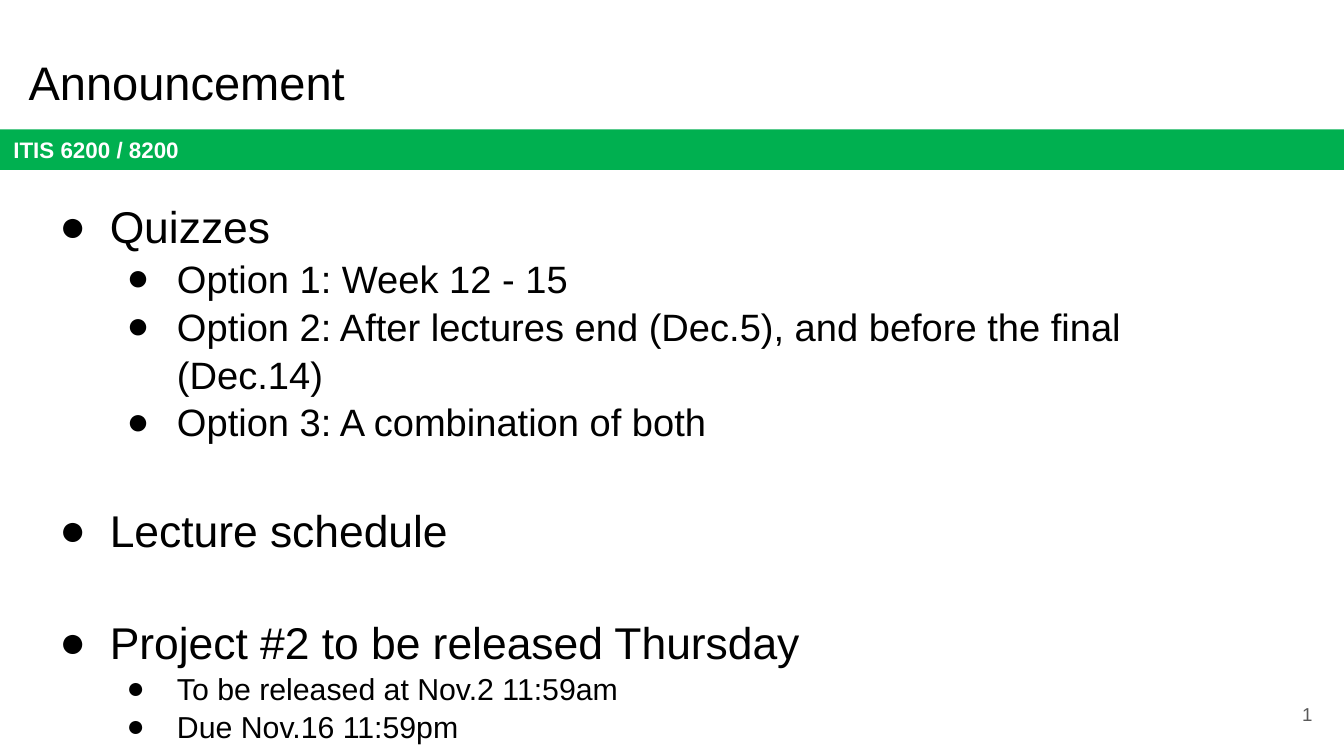
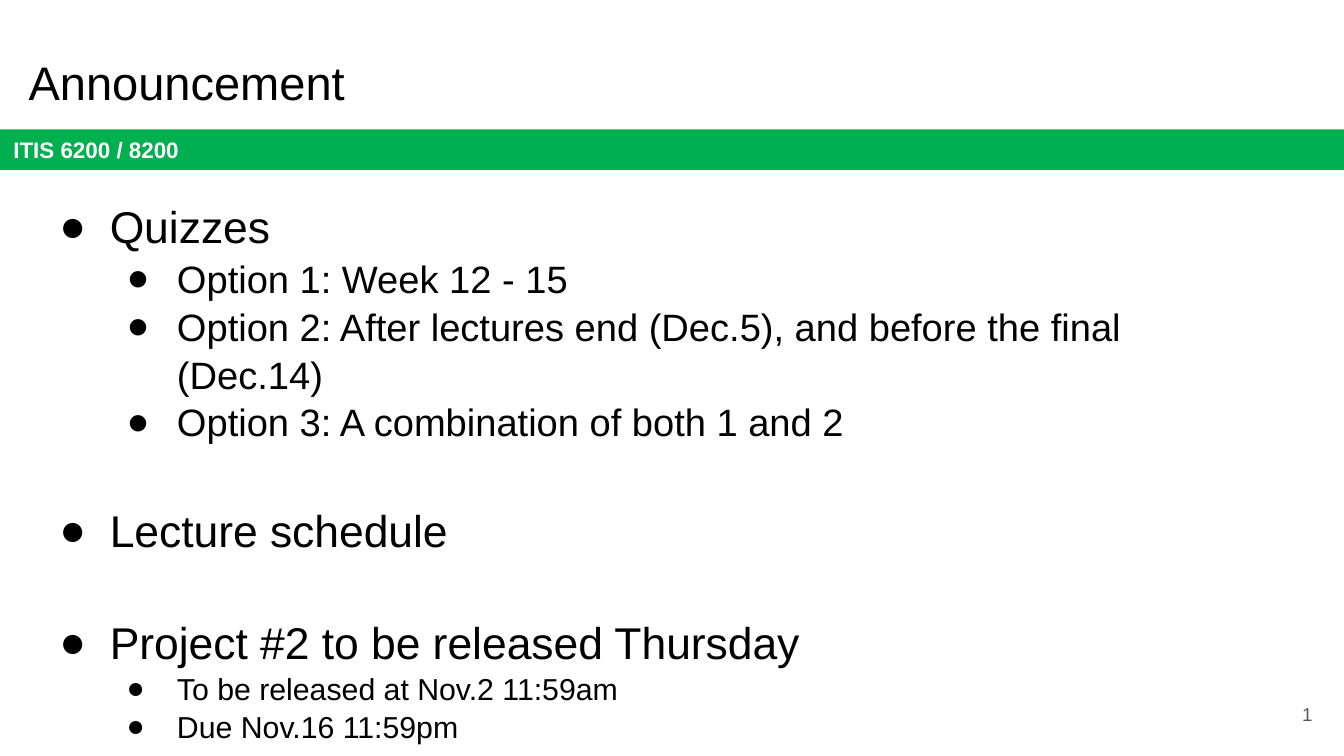
Before and after one commit to jx5c/github.io, a slide deck: slide 1 of teaching/ITIS6200/2023fa/lectures/lec15.ARP.pptx. Drawn at 1344x756 pixels with LibreOffice and Linux fonts; fonts in the diff are those of the drawing. Boxes give left, top, right and bottom in pixels: in the first picture for what was removed or moved away, otherwise in the second. Text is boxed around its words. In the diff, an @@ line names an element or a change of style, - is before the commit and + after.

```diff
--- a/teaching/ITIS6200/2023fa/lectures/lec15.ARP.pptx
+++ b/teaching/ITIS6200/2023fa/lectures/lec15.ARP.pptx
@@ text at <box>177,408,843,444</box>: text changed @@
-  ● Option 3: A combination of both
+  ● Option 3: A combination of both 1 and 2
```
Also in this commit, not shown: 3 other files.
